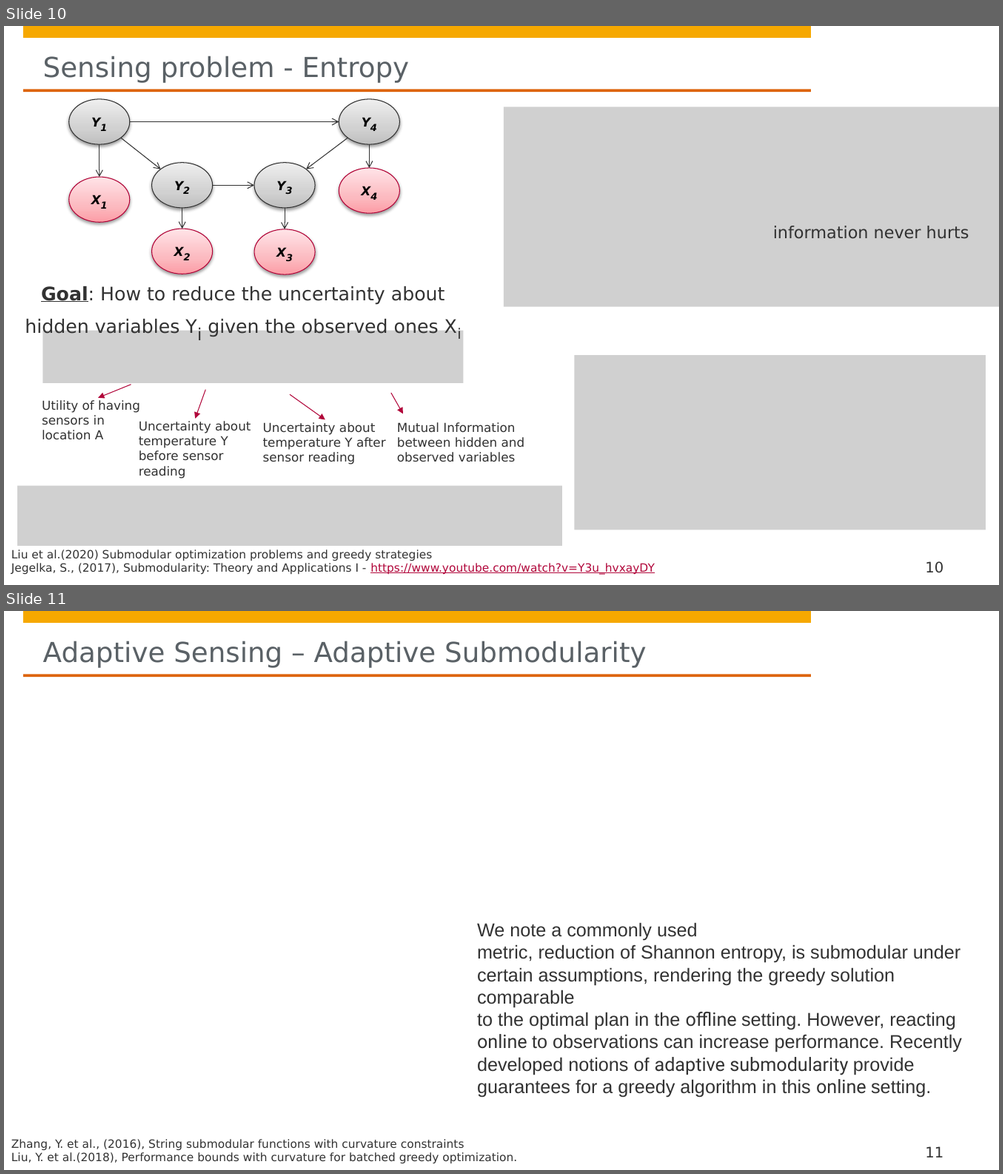
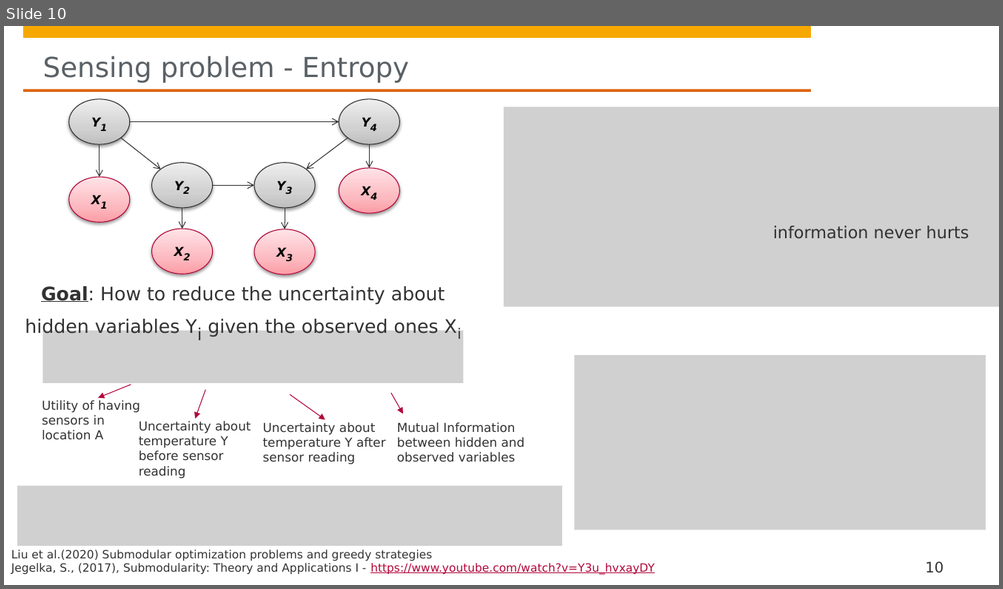
Before and after one commit to hpi-sam/GNN-Course-2020, a slide deck: 15. Submodular Functions and Applications.pptx. Shown one above the other, each under a label of ours: slides 10 and 11 before the commit, slide 10 after it. The pictures are 1003x1174 and 1003x589 pixels, drawn with LibreOffice and Linux fonts; fonts in the diff are those of the drawing; grey boxes stand for pictures; background and template pictures are left out. Boxes give left, top, right and bottom in pixels: in the first picture for what was removed or moved away, otherwise in the second. Text is boxed around its words. In the diff, an @@ line names an element or a change of style, - is before the commit and + after.

```diff
--- a/15. Submodular Functions and Applications.pptx
+++ b/15. Submodular Functions and Applications.pptx
@@ slide 11 removed at [4, 611, 999, 1170], background #FFFFFF; not listed: 2 template elements that a slide beside it also shows @@
@@ title removed at [43, 641, 646, 668] @@
-Adaptive Sensing – Adaptive Submodularity
@@ rectangle removed at [831, 705, 987, 723] @@
@@ rectangle removed at [800, 871, 956, 889] @@
@@ text removed at [477, 923, 962, 1098] @@
-We note a commonly used
-metric, reduction of Shannon entropy, is submodular under
-certain assumptions, rendering the greedy solution comparable
-to the optimal plan in the offline setting. However, reacting
-online to observations can increase performance. Recently
-developed notions of adaptive submodularity provide guarantees for a greedy algorithm in this online setting.
@@ text removed at [11, 1139, 517, 1164] @@
-Zhang, Y. et al., (2016), String submodular functions with curvature constraints
-Liu, Y. et al.(2018), Performance bounds with curvature for batched greedy optimization.
@@ page number removed at [925, 1147, 943, 1158] @@
-11
```
Also in this commit, not shown: 3 slides changed, 2 slides added, 7 other slides removed.
